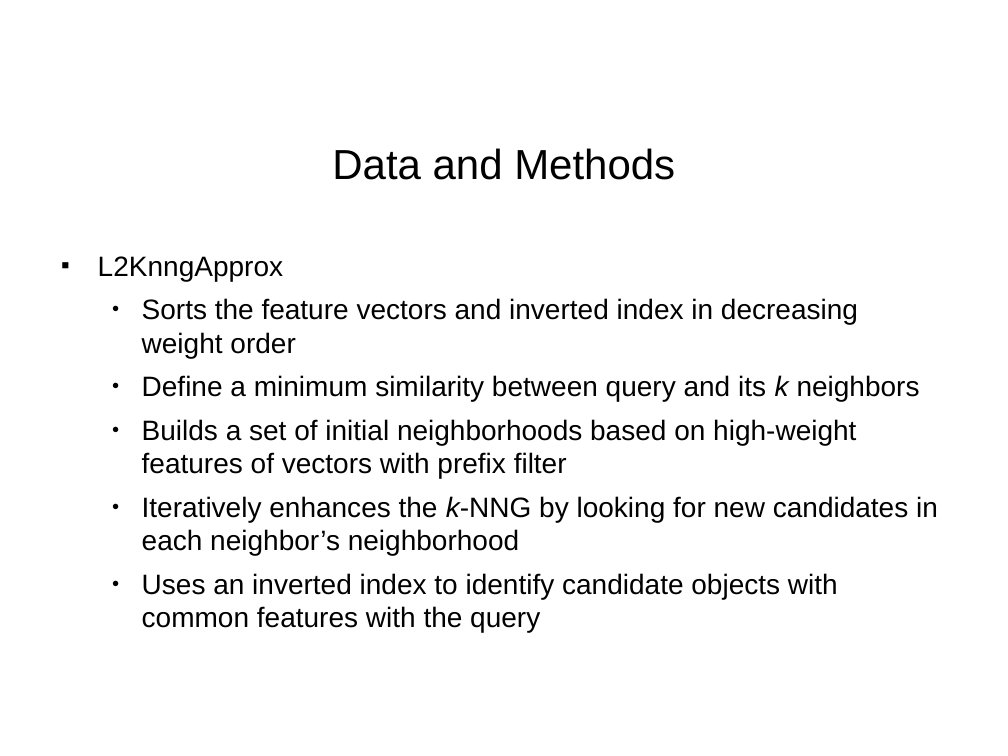
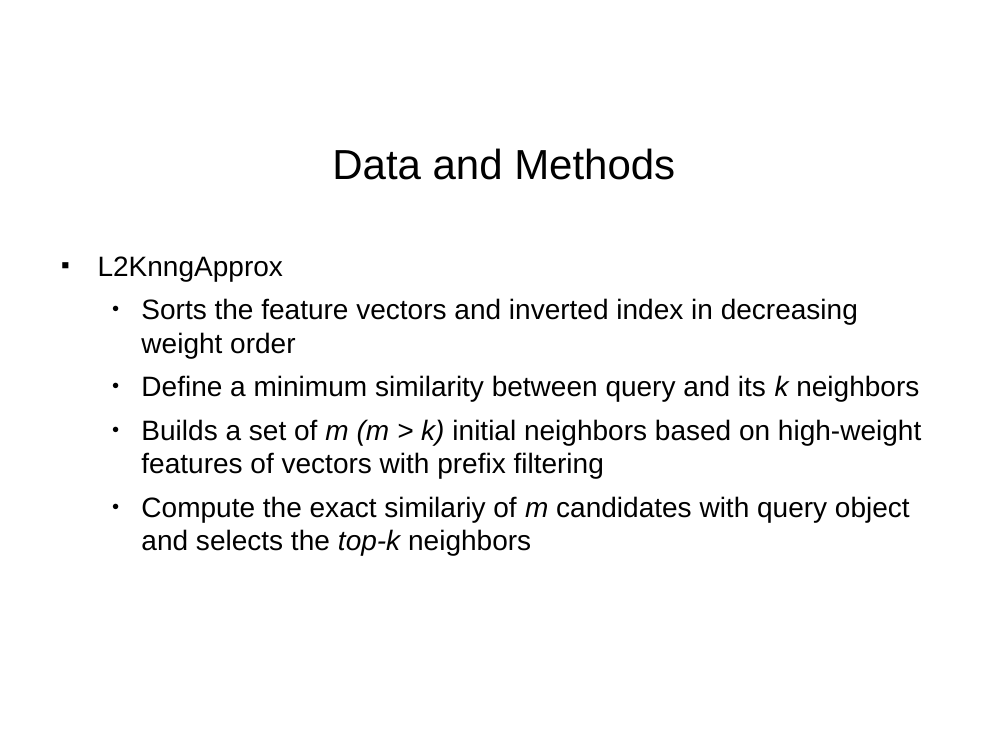
Before and after one commit to paulohq/apresentacao-L2KNNG, a slide deck: slide 11 of apresentacao-L2KNNG.ppt (slide 10 before the commit). Drawn at 1008x756 pixels with LibreOffice and Linux fonts; fonts in the diff are those of the drawing; background and template pictures are left out. Boxes give left, top, right and bottom in pixels: in the first picture for what was removed or moved away, otherwise in the second. Text is boxed around its words. In the diff, an @@ line names an element or a change of style, - is before the commit and + after.

```diff
--- a/apresentacao-L2KNNG.ppt
+++ b/apresentacao-L2KNNG.ppt
@@ text at (x1=141, y1=419, x2=921, y2=555): text changed @@
-  ● Builds a set of initial neighborhoods based on high-weight features of vectors with prefix filter
-  ● Iteratively enhances the k-NNG by looking for new candidates in each neighbor’s neighborhood
-  ● Uses an inverted index to identify candidate objects with common features with the query
+  ● Builds a set of m (m > k) initial neighbors based on high-weight features of vectors with prefix filtering
+  ● Compute the exact similariy of m candidates with query object and selects the top-k neighbors
```
Also in this commit, not shown: 13 other slides changed, 1 slide added.
